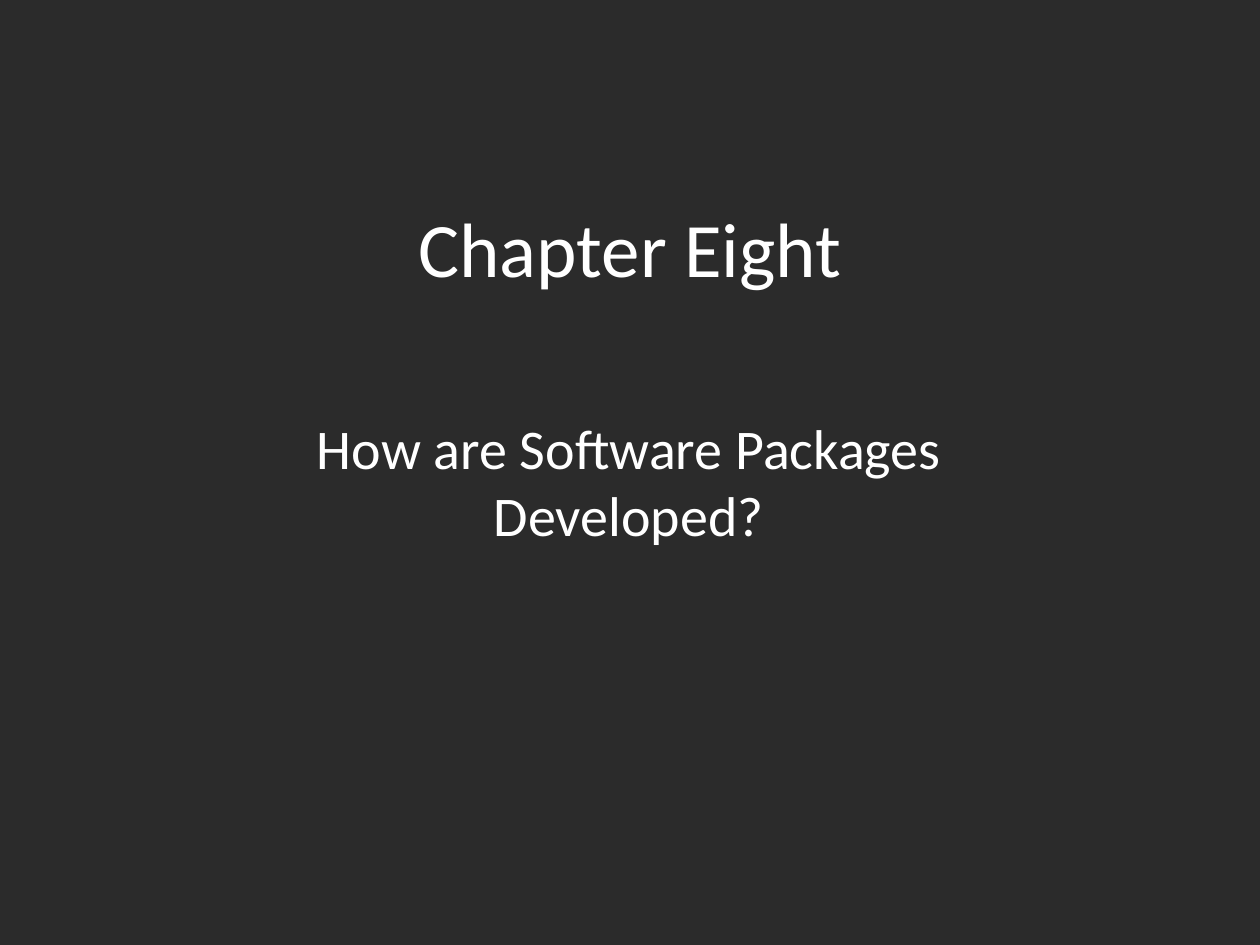
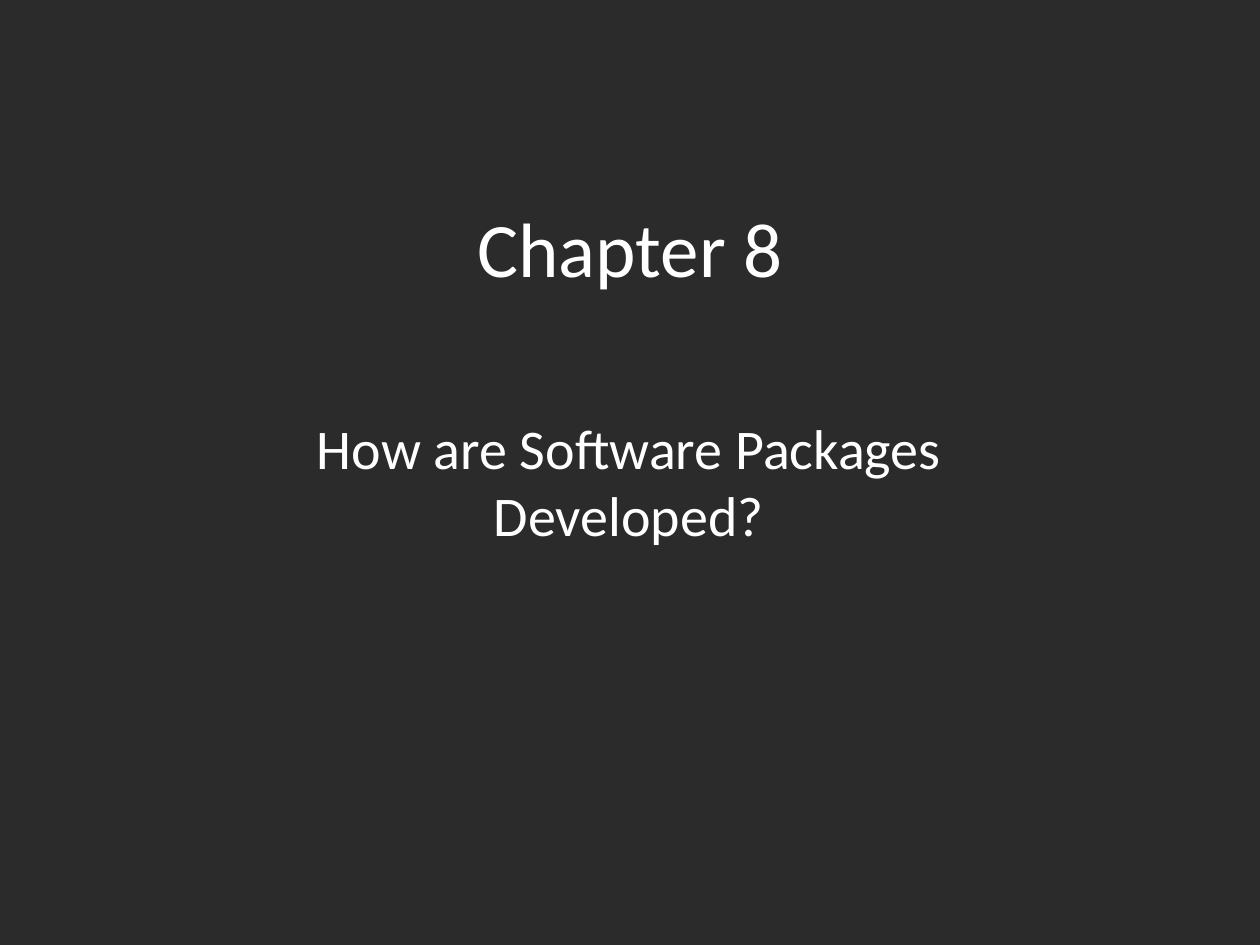
Before and after one commit to ivogeorg/cs1030, a slide deck: slide 1 of slides-steve/Chapter 08.pptx. Drawn at 1260x945 pixels with LibreOffice and Linux fonts; fonts in the diff are those of the drawing; background and template pictures are left out; a plain dark background stands for a picture behind light text. Boxes give left, top, right and bottom in pixels: in the first picture for what was removed or moved away, otherwise in the second. Text is boxed around its words. In the diff, an @@ line names an element or a change of style, - is before the commit and + after.

```diff
--- a/slides-steve/Chapter 08.pptx
+++ b/slides-steve/Chapter 08.pptx
@@ title at (x1=477, y1=223, x2=782, y2=290): text changed @@
-Chapter Eight
+Chapter 8
```
Also in this commit, not shown: 62 other slides changed, 1 slide added, 1 other file.
